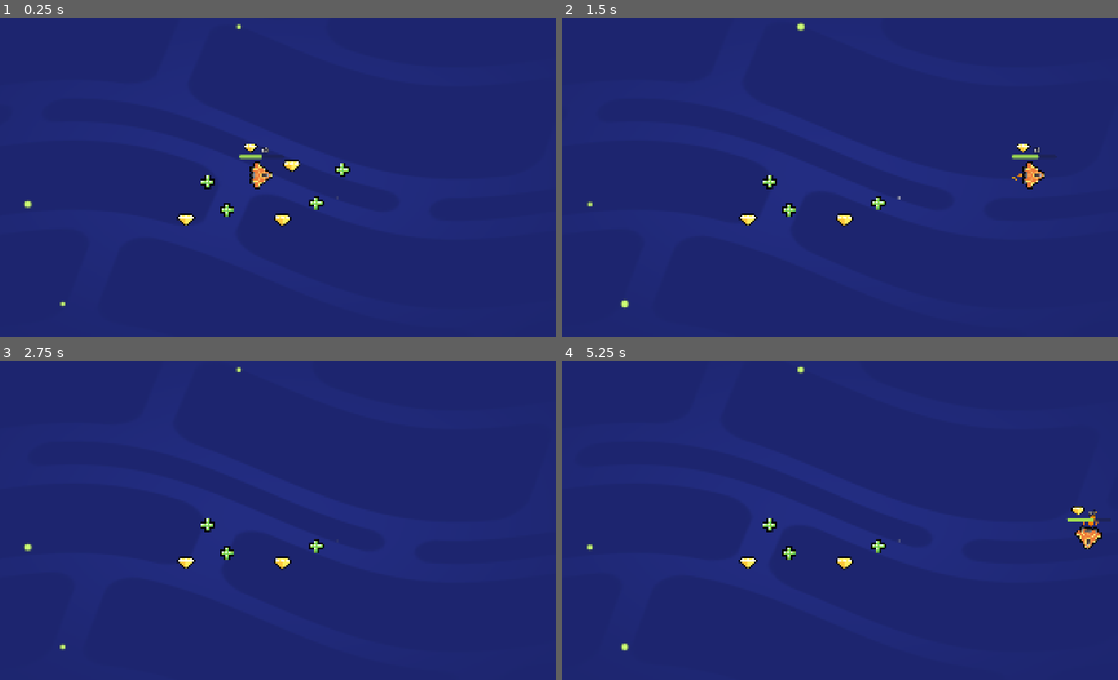
Above: before the commit, frames 1-4 (two rows, left to right).
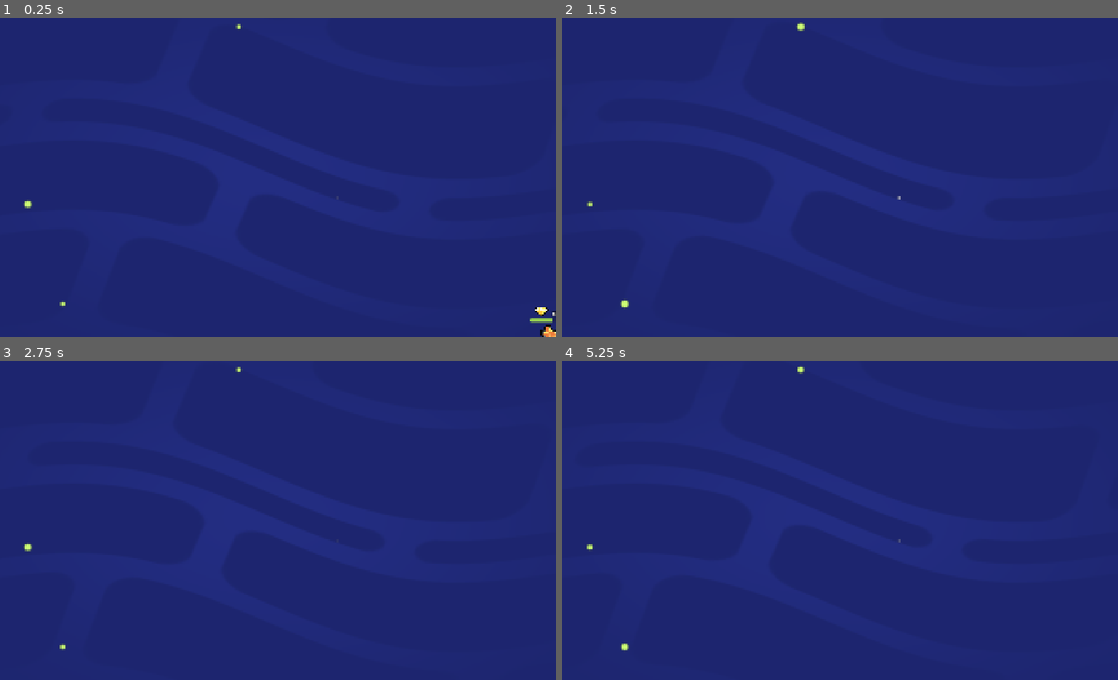
Above: after the commit, the same moments.

Repository: Ivis2225/MO5-Loot-ALL
Game: Godot game, scene res://lessons/space_level.tscn
The game is run twice, just before and just after one commit, with the same random seed, the same clock (stepped at 60 frames per second) and the same inputs.
Inputs (mouse positions are in pixels of both pictures, inside the frame that each line leads up to):
- Up to frame 1 (0.25 s): no input
- Up to frame 2 (1.5 s): tap Enter at 0.5 s; move the mouse to (956, 158) at 0.52 s; hold D (move_right) 0.53-1.25 s; tap Z at 0.6 s; click (956, 158) at 0.67 s; tap Space at 0.77 s; drag from (712, 190) to (973, 174) at 1.27 s
- Up to frame 3 (2.75 s): move the mouse to (322, 443) at 2.02 s; hold D (move_right) from 2.03 s (still down); tap Z at 2.1 s
- Up to frame 4 (5.25 s): release D (move_right) at 2.75 s; tap Space at 2.75, 3.77, 4.25 s; drag from (795, 581) to (650, 466) at 2.77 s; tap Enter at 3.5 s; move the mouse to (1001, 565) at 3.52 s; hold A (move_left) 3.53-4.25 s; tap Z at 3.6, 5.1 s; drag from (650, 466) to (767, 523) at 4.27 s; move the mouse to (856, 517) at 5.02 s; hold S (move_down) from 5.03 s (still down); click (856, 517) at 5.17 s

The runs differ from the first frame. In frame 1, 1.2% of the frame differs, in the area x 31-100%, y 39-100%; in frame 2, 0.8%; in frame 3, 0.4%; in frame 4, 0.9%.
Error after the commit: Parse Error: Could not find type "ec" in the current scope. (res://lessons/random_item_placer.gd:16)

Commit message:
mM05-L7 completed
mM05-L7 completed

Diff:
--- a/lessons/random_item_placer.gd
+++ b/lessons/random_item_placer.gd
@@ -1,7 +1,19 @@
-extends Area2D
+extends Node2D
 
+var item_scenes := [
+	preload("res://lessons/gem.tscn"),
+	preload ("res://lessons/health_pack.tscn")
+]
 
 func _ready() -> void:
-	var gem_scene := preload("res://lessons/gem.tscn")
-	var gem_instance := gem_scene.instantiate()
-	add_child(gem_instance)
+	get_node("Timer").timeout.connect(_on_timer_timeout)
+
+func _on_timer_timeout() -> void:
+	var random_item_scene: PackedScene = item_scenes.pick_random()
+	var item_instance := random_item_scene.instantiate()
+	add_child(item_instance)
+	var viewport_size := get_viewport_rect().size
+	var random_position :ec= Vtor2(0.0, 0.0)
+	random_position.x = randf_range(0.0, viewport_size.x)
+	random_position.y =randf_range(0.0, viewport_size.y)
+	item_instance.position = random_position
--- a/lessons/space_level.tscn
+++ b/lessons/space_level.tscn
@@ -1,9 +1,8 @@
-[gd_scene load_steps=5 format=3 uid="uid://btkjymc78ap8d"]
+[gd_scene load_steps=4 format=3 uid="uid://btkjymc78ap8d"]
 
 [ext_resource type="PackedScene" uid="uid://dmv50krf4bo5r" path="res://lessons/ship.tscn" id="2_2j1u5"]
 [ext_resource type="PackedScene" uid="uid://bxfevggvxo634" path="res://assets/background/space_background.tscn" id="3_e6xy1"]
-[ext_resource type="PackedScene" uid="uid://o1ca06m0k4bk" path="res://lessons/health_pack.tscn" id="3_etm7e"]
-[ext_resource type="PackedScene" uid="uid://4clsvdvuyocx" path="res://lessons/gem.tscn" id="4_4rc43"]
+[ext_resource type="PackedScene" uid="uid://b1yl6aosq3kty" path="res://random_item_placer.tscn" id="3_etm7e"]
 
 [node name="Level" type="Node2D"]
 
@@ -12,23 +11,4 @@
 [node name="Ship" parent="." instance=ExtResource("2_2j1u5")]
 position = Vector2(946, 546)
 
-[node name="HealthPack" parent="." instance=ExtResource("3_etm7e")]
-position = Vector2(834, 661)
-
-[node name="HealthPack2" parent="." instance=ExtResource("3_etm7e")]
-position = Vector2(1129, 638)
-
-[node name="HealthPack3" parent="." instance=ExtResource("3_etm7e")]
-position = Vector2(769, 568)
-
-[node name="HealthPack4" parent="." instance=ExtResource("3_etm7e")]
-position = Vector2(1215, 528)
-
-[node name="Gem" parent="." instance=ExtResource("4_4rc43")]
-position = Vector2(698, 693)
-
-[node name="Gem2" parent="." instance=ExtResource("4_4rc43")]
-position = Vector2(1047, 516)
-
-[node name="Gem3" parent="." instance=ExtResource("4_4rc43")]
-position = Vector2(1017, 695)
+[node name="RandomItemPlacer" parent="." instance=ExtResource("3_etm7e")]
--- a/random_item_placer.tscn
+++ b/random_item_placer.tscn
@@ -1,6 +1,11 @@
-[gd_scene format=3 uid="uid://b1yl6aosq3kty"]
+[gd_scene load_steps=2 format=3 uid="uid://b1yl6aosq3kty"]
+
+[ext_resource type="Script" uid="uid://cporwbp4w0nvi" path="res://lessons/random_item_placer.gd" id="1_1wax0"]
 
 [node name="RandomItemPlacer" type="Node2D"]
+script = ExtResource("1_1wax0")
 
 [node name="Timer" type="Timer" parent="."]
 autostart = true
+
+[node name="Camera2D" type="Camera2D" parent="."]
